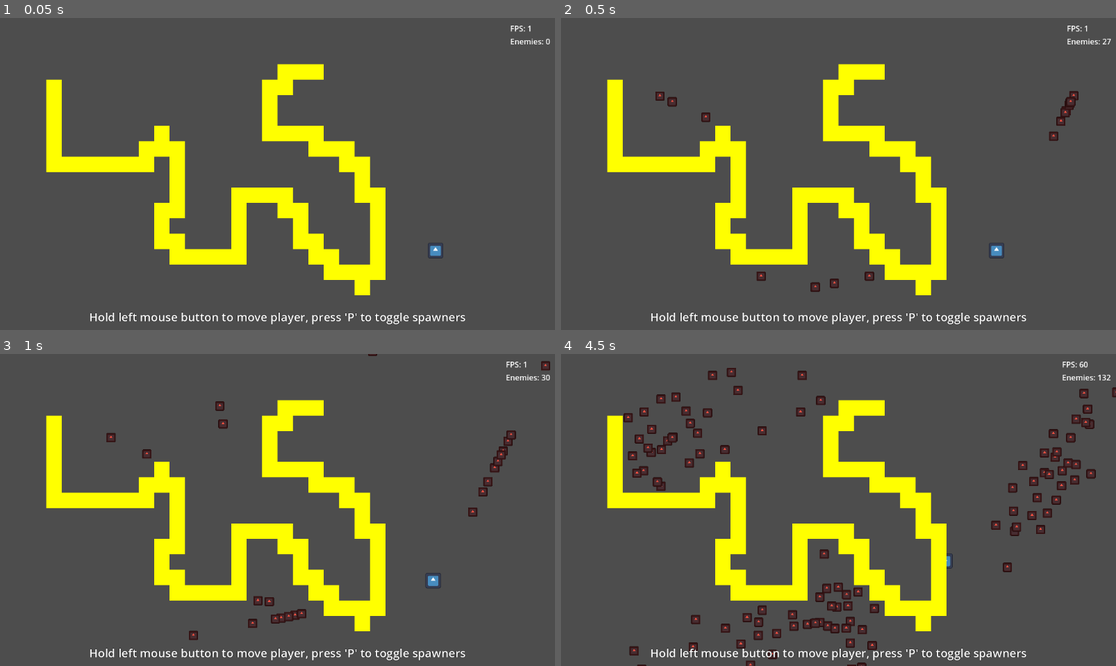
Above: before the commit, frames 1-4 (two rows, left to right).
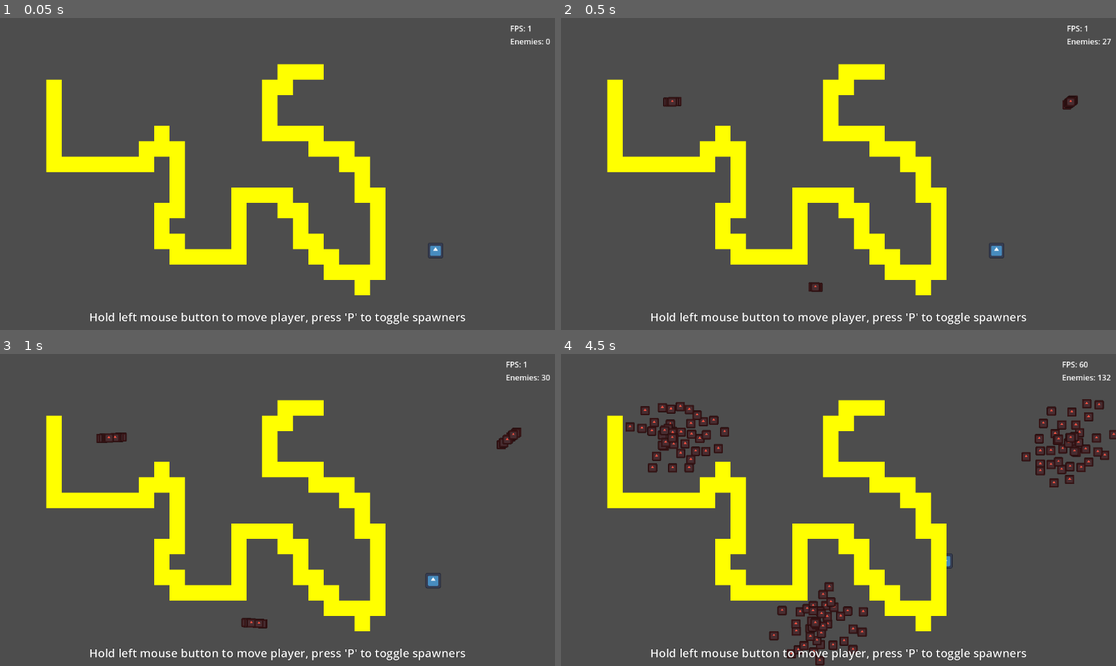
Above: after the commit, the same moments.

Repository: Griiimon/Manymies
Game: Godot game, scene res://main.tscn
Two runs of this game, one before a commit and one after it. Both use one fixed random seed, a clock stepped at 60 frames per second and the inputs below. The engine's default icon, where the game draws it, is replaced by a stand-in: a white triangle on a blue panel in a dark square.
Inputs (mouse positions are in pixels of both pictures, inside the frame that each line leads up to):
- Up to frame 1 (0.05 s): no input
- Up to frame 2 (0.5 s): no input
- Up to frame 3 (1 s): tap P (pause_spawner) at 0.5 s; move the mouse to (399, 494) at 0.52 s; click (399, 494) at 0.67 s
- Up to frame 4 (4.5 s): tap P (pause_spawner) every 0.75 s from 1.25 to 4.25 s; move the mouse to (727, 525) at 1.27 s; click (727, 525) at 1.42 s; move the mouse to (894, 441) at 2.02 s; click (894, 441) at 2.17 s; move the mouse to (810, 572) at 2.77 s; click (810, 572) at 2.92 s; move the mouse to (1005, 556) at 3.52 s; click (1005, 556) at 3.67 s; move the mouse to (672, 463) at 4.27 s; click (672, 463) at 4.42 s

Frame 1 is identical in both runs. In frame 2, 0.5% of the frame differs, in the area x 17-94%, y 23-88%; in frame 3, 1.2%; in frame 4, 7.3%, in the area x 11-100%, y 4-100%.
Error before the commit: Invalid assignment of property or key 'pathfinder' with value of type 'Node (grid_pathfinding.gd)' on a base object of type 'Node (global.gd)'. (res://solution…

Commit message:
Update global.gd

Diff:
--- a/global.gd
+++ b/global.gd
@@ -7,3 +7,5 @@
 
 var player: Player
 var enemies: Node2D
+var obstacle_tile_map: TileMapLayer
+var pathfinder: Pathfinder
